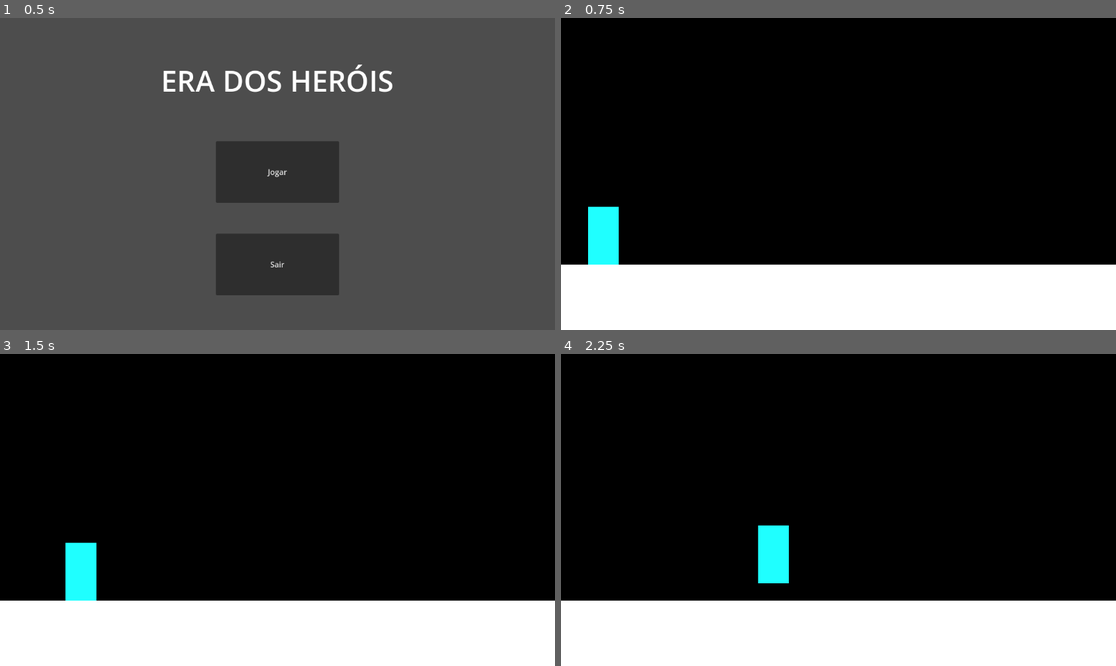
Above: before the commit, frames 1-4 (two rows, left to right).
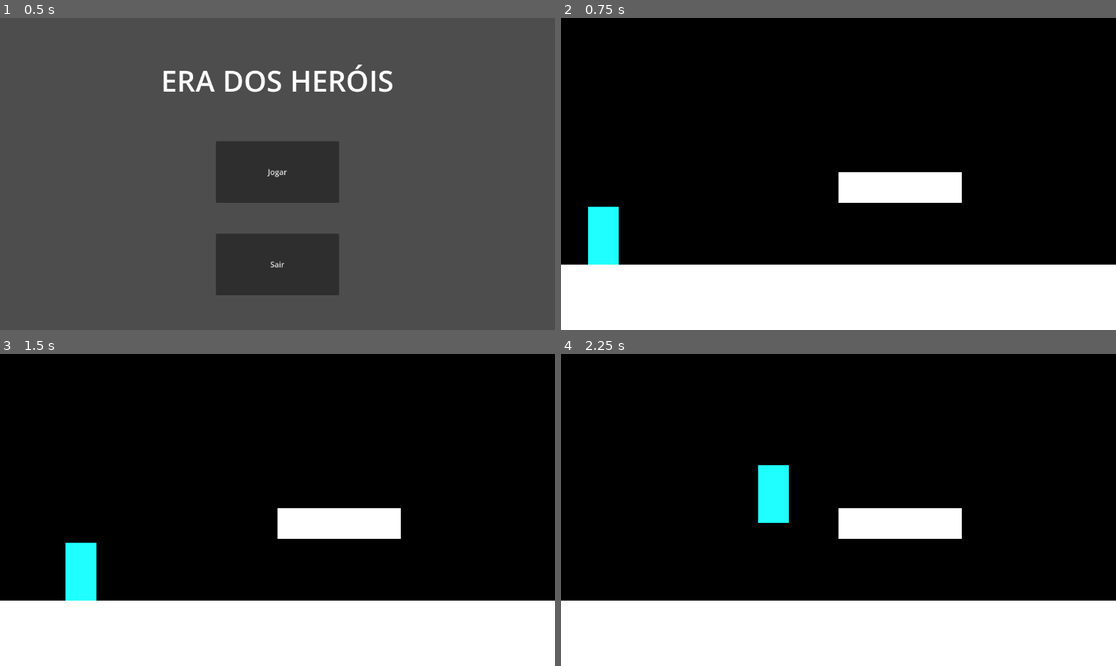
Above: after the commit, the same moments.

Repository: Dreyyyyy/era-dos-herois
Game: Godot game, scene res://scenes/ui/Main.tscn
Same seed, same stepped clock (60 frames per second), same inputs: the game is played once before the commit and once after it.
Inputs:
- Up to frame 1 (0.5 s): no input
- Up to frame 2 (0.75 s): click "Jogar" at 0.5 s
- Up to frame 3 (1.5 s): tap Enter at 1.25 s; hold D (player_right) from 1.28 s (still down); hold Shift (player_run) from 1.28 s (still down)
- Up to frame 4 (2.25 s): keep holding D (player_right); tap Space (player_jump) at 1.52 s; release Shift (player_run) at 2.03 s; tap Shift (player_run) at 2.1 s

Frame 1 is identical in both runs. In frame 2, 2.2% of the frame differs, in the area x 49-73%, y 49-60%; in frame 3, 2.2%; in frame 4, 4.3%, in the area x 35-73%, y 35-74%.

Commit message:
added platform mechanic

Diff:
--- a/scenes/levels/Level1.tscn
+++ b/scenes/levels/Level1.tscn
@@ -1,9 +1,15 @@
-[gd_scene load_steps=3 format=3 uid="uid://dpbi0ophdhwuj"]
+[gd_scene load_steps=5 format=3 uid="uid://dpbi0ophdhwuj"]
 
 [ext_resource type="PackedScene" uid="uid://bm216j6wy7hu5" path="res://scenes/player/Player.tscn" id="1_1pwbc"]
 
 [sub_resource type="RectangleShape2D" id="RectangleShape2D_gckpv"]
 size = Vector2(1152, 136)
+
+[sub_resource type="RectangleShape2D" id="RectangleShape2D_1pwbc"]
+size = Vector2(253, 61)
+
+[sub_resource type="RectangleShape2D" id="RectangleShape2D_j08sa"]
+size = Vector2(64, 648)
 
 [node name="Level1" type="Node2D"]
 
@@ -25,3 +31,28 @@
 
 [node name="Player" parent="." instance=ExtResource("1_1pwbc")]
 position = Vector2(88, 480)
+
+[node name="Platform" type="StaticBody2D" parent="."]
+
+[node name="CollisionShape2D" type="CollisionShape2D" parent="Platform"]
+position = Vector2(704, 352)
+shape = SubResource("RectangleShape2D_1pwbc")
+one_way_collision = true
+
+[node name="ColorRect" type="ColorRect" parent="Platform"]
+offset_left = 576.0
+offset_top = 320.0
+offset_right = 832.0
+offset_bottom = 384.0
+
+[node name="BorderLeft" type="StaticBody2D" parent="."]
+
+[node name="CollisionShape2D" type="CollisionShape2D" parent="BorderLeft"]
+position = Vector2(-32, 324)
+shape = SubResource("RectangleShape2D_j08sa")
+
+[node name="BorderRight" type="StaticBody2D" parent="."]
+
+[node name="CollisionShape2D" type="CollisionShape2D" parent="BorderRight"]
+position = Vector2(1184, 324)
+shape = SubResource("RectangleShape2D_j08sa")
--- a/scripts/player/Player.gd
+++ b/scripts/player/Player.gd
@@ -1,9 +1,12 @@
 extends CharacterBody2D
 
 @export var speed: float = 200.0
-@export var gravity: float = 1000.0
-@export var jump_force: float = -400.0
+@export var gravity: float = 1500.0
+@export var jump_force: float = -750.0
 @export var run_multiplier: float = 2.0
+@export var drop_through_duration: float = 0.2
+
+var dropping := false
 
 func get_input() -> Vector2:
 	var input_direction: Vector2 = Input.get_vector("player_left", "player_right", "player_up", "player_down")
@@ -24,4 +27,17 @@
 	if is_on_floor() and Input.is_action_just_pressed("player_jump"):
 		velocity.y = jump_force
 
+	if Input.is_action_pressed("player_down"):
+		drop_through_platform()
+
 	move_and_slide()
+
+func drop_through_platform():
+	if dropping:
+		return
+
+	dropping = true
+	set_collision_mask_value(1, false)
+	await get_tree().create_timer(drop_through_duration).timeout
+	set_collision_mask_value(1, true)
+	dropping = false
Not shown, changed: Doc/Quadro-Kanban-1.pdf
